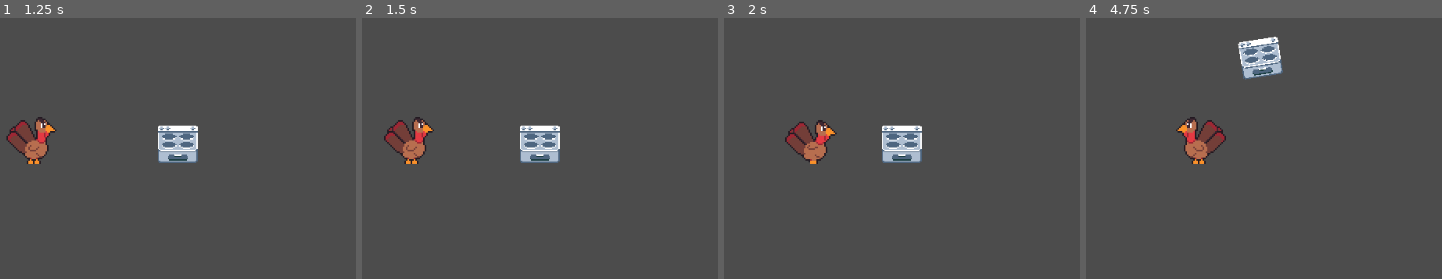
Above: before the commit, frames 1-4 (left to right).
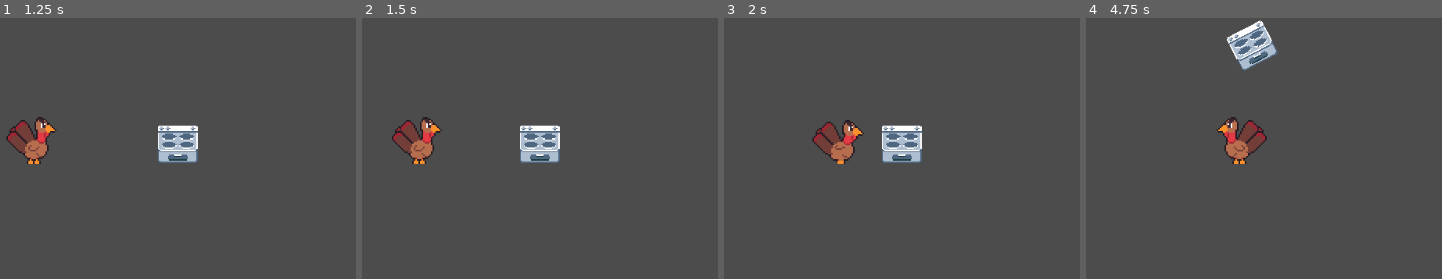
Above: after the commit, the same moments.

Repository: alexfaus08/Animals-Revenge
Game: Godot game, scene res://TitleScreen.tscn
Same seed, same stepped clock (60 frames per second), same inputs: the game is played once before the commit and once after it.
Inputs:
- Up to frame 1 (1.25 s): click "Start" at 0.5 s
- Up to frame 2 (1.5 s): tap Enter at 1.25 s; hold Right (ui_right) from 1.28 s (still down)
- Up to frame 3 (2 s): keep holding Right (ui_right)
- Up to frame 4 (4.75 s): release Right (ui_right) at 2.03 s; hold Down (ui_down) 2.03-2.78 s; hold Right (ui_right) 2.78-3.53 s; hold Up (ui_up) 3.53-4.28 s; hold Left (ui_left) from 4.28 s (still down)

Frame 1 is identical in both runs. In frame 2, 1.6% of the frame differs, in the area x 6-23%, y 37-56%; in frame 3, 2.4%; in frame 4, 5.0%, in the area x 25-56%, y 0-56%.

Commit message:
Created Tile Map

Diff:
--- /dev/null
+++ b/Kitchen_Tiles.tres
@@ -0,0 +1,69 @@
+[gd_resource type="TileSet" load_steps=2 format=2]
+
+[ext_resource path="res://Floor_Tiles.png" type="Texture" id=1]
+
+[resource]
+
+0/name = "Sprite"
+0/texture = ExtResource( 1 )
+0/tex_offset = Vector2( 0, 0 )
+0/modulate = Color( 1, 1, 1, 1 )
+0/region = Rect2( 0, 0, 16, 16 )
+0/is_autotile = false
+0/occluder_offset = Vector2( 8, 8 )
+0/navigation_offset = Vector2( 8, 8 )
+0/shapes = [  ]
+1/name = "Sprite2"
+1/texture = ExtResource( 1 )
+1/tex_offset = Vector2( 0, 0 )
+1/modulate = Color( 1, 1, 1, 1 )
+1/region = Rect2( 16, 0, 16, 16 )
+1/is_autotile = false
+1/occluder_offset = Vector2( 8, 8 )
+1/navigation_offset = Vector2( 8, 8 )
+1/shapes = [  ]
+2/name = "Sprite3"
+2/texture = ExtResource( 1 )
+2/tex_offset = Vector2( 0, 0 )
+2/modulate = Color( 1, 1, 1, 1 )
+2/region = Rect2( 32, 0, 16, 16 )
+2/is_autotile = false
+2/occluder_offset = Vector2( 8, 8 )
+2/navigation_offset = Vector2( 8, 8 )
+2/shapes = [  ]
+3/name = "Sprite4"
+3/texture = ExtResource( 1 )
+3/tex_offset = Vector2( 0, 0 )
+3/modulate = Color( 1, 1, 1, 1 )
+3/region = Rect2( 48, 0, 16, 16 )
+3/is_autotile = false
+3/occluder_offset = Vector2( 8, 8 )
+3/navigation_offset = Vector2( 8, 8 )
+3/shapes = [  ]
+4/name = "Sprite5"
+4/texture = ExtResource( 1 )
+4/tex_offset = Vector2( 0, 0 )
+4/modulate = Color( 1, 1, 1, 1 )
+4/region = Rect2( 64, 0, 16, 16 )
+4/is_autotile = false
+4/occluder_offset = Vector2( 8, 8 )
+4/navigation_offset = Vector2( 8, 8 )
+4/shapes = [  ]
+5/name = "Sprite6"
+5/texture = ExtResource( 1 )
+5/tex_offset = Vector2( 0, 0 )
+5/modulate = Color( 1, 1, 1, 1 )
+5/region = Rect2( 80, 0, 16, 16 )
+5/is_autotile = false
+5/occluder_offset = Vector2( 8, 8 )
+5/navigation_offset = Vector2( 8, 8 )
+5/shapes = [  ]
+6/name = "Sprite7"
+6/texture = ExtResource( 1 )
+6/tex_offset = Vector2( 0, 0 )
+6/modulate = Color( 1, 1, 1, 1 )
+6/region = Rect2( 96, 0, 16, 16 )
+6/is_autotile = false
+6/occluder_offset = Vector2( 8, 8 )
+6/navigation_offset = Vector2( 8, 8 )
+6/shapes = [  ]
--- /dev/null
+++ b/Tiles.tscn
@@ -0,0 +1,62 @@
+[gd_scene load_steps=2 format=2]
+
+[ext_resource path="res://Floor_Tiles.png" type="Texture" id=1]
+
+[node name="Tiles" type="Node2D" index="0"]
+
+position = Vector2( 80, 50 )
+
+[node name="Sprite" type="Sprite" parent="." index="0"]
+
+texture = ExtResource( 1 )
+region_enabled = true
+region_rect = Rect2( 0, 0, 16, 16 )
+_sections_unfolded = [ "Region" ]
+
+[node name="Sprite2" type="Sprite" parent="." index="1"]
+
+position = Vector2( 30, 0 )
+texture = ExtResource( 1 )
+region_enabled = true
+region_rect = Rect2( 16, 0, 16, 16 )
+_sections_unfolded = [ "Region" ]
+
+[node name="Sprite3" type="Sprite" parent="." index="2"]
+
+position = Vector2( 60, 0 )
+texture = ExtResource( 1 )
+region_enabled = true
+region_rect = Rect2( 32, 0, 16, 16 )
+_sections_unfolded = [ "Region" ]
+
+[node name="Sprite4" type="Sprite" parent="." index="3"]
+
+position = Vector2( 90, 0 )
+texture = ExtResource( 1 )
+region_enabled = true
+region_rect = Rect2( 48, 0, 16, 16 )
+_sections_unfolded = [ "Region" ]
+
+[node name="Sprite5" type="Sprite" parent="." index="4"]
+
+position = Vector2( 0, 30 )
+texture = ExtResource( 1 )
+region_enabled = true
+region_rect = Rect2( 64, 0, 16, 16 )
+_sections_unfolded = [ "Region" ]
+
+[node name="Sprite6" type="Sprite" parent="." index="5"]
+
+position = Vector2( 30, 30 )
+texture = ExtResource( 1 )
+region_enabled = true
+region_rect = Rect2( 80, 0, 16, 16 )
+_sections_unfolded = [ "Region" ]
+
+[node name="Sprite7" type="Sprite" parent="." index="6"]
+
+position = Vector2( 60, 30 )
+texture = ExtResource( 1 )
+region_enabled = true
+region_rect = Rect2( 96, 0, 16, 16 )
+_sections_unfolded = [ "Region" ]
--- a/World.tscn
+++ b/World.tscn
@@ -1,48 +1,49 @@
-[gd_scene load_steps=47 format=2]
+[gd_scene load_steps=48 format=2]
 
 [ext_resource path="res://Stove.gd" type="Script" id=1]
 [ext_resource path="res://stove.png" type="Texture" id=2]
 [ext_resource path="res://Player.gd" type="Script" id=3]
-[ext_resource path="res://Turkey_Character/tile001.png" type="Texture" id=4]
-[ext_resource path="res://Turkey_Character/tile002.png" type="Texture" id=5]
-[ext_resource path="res://Turkey_Character/tile003.png" type="Texture" id=6]
-[ext_resource path="res://Turkey_Character/tile004.png" type="Texture" id=7]
-[ext_resource path="res://Turkey_Character/tile005.png" type="Texture" id=8]
-[ext_resource path="res://Turkey_Character/tile006.png" type="Texture" id=9]
-[ext_resource path="res://Turkey_Character/tile007.png" type="Texture" id=10]
-[ext_resource path="res://Turkey_Character/tile008.png" type="Texture" id=11]
-[ext_resource path="res://Turkey_Character/tile009.png" type="Texture" id=12]
-[ext_resource path="res://Turkey_Character/tile010.png" type="Texture" id=13]
-[ext_resource path="res://Turkey_Character/tile011.png" type="Texture" id=14]
-[ext_resource path="res://Turkey_Character/tile012.png" type="Texture" id=15]
-[ext_resource path="res://Turkey_Character/tile046.png" type="Texture" id=16]
-[ext_resource path="res://Turkey_Character/tile047.png" type="Texture" id=17]
-[ext_resource path="res://Turkey_Character/tile048.png" type="Texture" id=18]
-[ext_resource path="res://Turkey_Character/tile049.png" type="Texture" id=19]
-[ext_resource path="res://Turkey_Character/tile031.png" type="Texture" id=20]
-[ext_resource path="res://Turkey_Character/tile032.png" type="Texture" id=21]
-[ext_resource path="res://Turkey_Character/tile033.png" type="Texture" id=22]
-[ext_resource path="res://Turkey_Character/tile034.png" type="Texture" id=23]
-[ext_resource path="res://Turkey_Character/tile035.png" type="Texture" id=24]
-[ext_resource path="res://Turkey_Character/tile036.png" type="Texture" id=25]
-[ext_resource path="res://Turkey_Character/tile037.png" type="Texture" id=26]
-[ext_resource path="res://Turkey_Character/tile038.png" type="Texture" id=27]
-[ext_resource path="res://Turkey_Character/tile039.png" type="Texture" id=28]
-[ext_resource path="res://Turkey_Character/tile040.png" type="Texture" id=29]
-[ext_resource path="res://Turkey_Character/tile041.png" type="Texture" id=30]
-[ext_resource path="res://Turkey_Character/tile042.png" type="Texture" id=31]
-[ext_resource path="res://Turkey_Character/tile016.png" type="Texture" id=32]
-[ext_resource path="res://Turkey_Character/tile017.png" type="Texture" id=33]
-[ext_resource path="res://Turkey_Character/tile018.png" type="Texture" id=34]
-[ext_resource path="res://Turkey_Character/tile019.png" type="Texture" id=35]
-[ext_resource path="res://Turkey_Character/tile021.png" type="Texture" id=36]
-[ext_resource path="res://Turkey_Character/tile022.png" type="Texture" id=37]
-[ext_resource path="res://Turkey_Character/tile023.png" type="Texture" id=38]
-[ext_resource path="res://Turkey_Character/tile024.png" type="Texture" id=39]
-[ext_resource path="res://Turkey_Character/tile026.png" type="Texture" id=40]
-[ext_resource path="res://Turkey_Character/tile027.png" type="Texture" id=41]
-[ext_resource path="res://Turkey_Character/tile028.png" type="Texture" id=42]
-[ext_resource path="res://Turkey_Character/tile029.png" type="Texture" id=43]
+[ext_resource path="res://Turkey_Character/tile046.png" type="Texture" id=4]
+[ext_resource path="res://Turkey_Character/tile047.png" type="Texture" id=5]
+[ext_resource path="res://Turkey_Character/tile048.png" type="Texture" id=6]
+[ext_resource path="res://Turkey_Character/tile049.png" type="Texture" id=7]
+[ext_resource path="res://Turkey_Character/tile031.png" type="Texture" id=8]
+[ext_resource path="res://Turkey_Character/tile032.png" type="Texture" id=9]
+[ext_resource path="res://Turkey_Character/tile033.png" type="Texture" id=10]
+[ext_resource path="res://Turkey_Character/tile034.png" type="Texture" id=11]
+[ext_resource path="res://Turkey_Character/tile035.png" type="Texture" id=12]
+[ext_resource path="res://Turkey_Character/tile036.png" type="Texture" id=13]
+[ext_resource path="res://Turkey_Character/tile037.png" type="Texture" id=14]
+[ext_resource path="res://Turkey_Character/tile038.png" type="Texture" id=15]
+[ext_resource path="res://Turkey_Character/tile039.png" type="Texture" id=16]
+[ext_resource path="res://Turkey_Character/tile040.png" type="Texture" id=17]
+[ext_resource path="res://Turkey_Character/tile041.png" type="Texture" id=18]
+[ext_resource path="res://Turkey_Character/tile042.png" type="Texture" id=19]
+[ext_resource path="res://Turkey_Character/tile016.png" type="Texture" id=20]
+[ext_resource path="res://Turkey_Character/tile017.png" type="Texture" id=21]
+[ext_resource path="res://Turkey_Character/tile018.png" type="Texture" id=22]
+[ext_resource path="res://Turkey_Character/tile019.png" type="Texture" id=23]
+[ext_resource path="res://Turkey_Character/tile021.png" type="Texture" id=24]
+[ext_resource path="res://Turkey_Character/tile022.png" type="Texture" id=25]
+[ext_resource path="res://Turkey_Character/tile023.png" type="Texture" id=26]
+[ext_resource path="res://Turkey_Character/tile024.png" type="Texture" id=27]
+[ext_resource path="res://Turkey_Character/tile026.png" type="Texture" id=28]
+[ext_resource path="res://Turkey_Character/tile027.png" type="Texture" id=29]
+[ext_resource path="res://Turkey_Character/tile028.png" type="Texture" id=30]
+[ext_resource path="res://Turkey_Character/tile029.png" type="Texture" id=31]
+[ext_resource path="res://Turkey_Character/tile001.png" type="Texture" id=32]
+[ext_resource path="res://Turkey_Character/tile002.png" type="Texture" id=33]
+[ext_resource path="res://Turkey_Character/tile003.png" type="Texture" id=34]
+[ext_resource path="res://Turkey_Character/tile004.png" type="Texture" id=35]
+[ext_resource path="res://Turkey_Character/tile005.png" type="Texture" id=36]
+[ext_resource path="res://Turkey_Character/tile006.png" type="Texture" id=37]
+[ext_resource path="res://Turkey_Character/tile007.png" type="Texture" id=38]
+[ext_resource path="res://Turkey_Character/tile008.png" type="Texture" id=39]
+[ext_resource path="res://Turkey_Character/tile009.png" type="Texture" id=40]
+[ext_resource path="res://Turkey_Character/tile010.png" type="Texture" id=41]
+[ext_resource path="res://Turkey_Character/tile011.png" type="Texture" id=42]
+[ext_resource path="res://Turkey_Character/tile012.png" type="Texture" id=43]
+[ext_resource path="res://Kitchen_Tiles.tres" type="TileSet" id=44]
 
 [sub_resource type="RectangleShape2D" id=1]
 
@@ -57,34 +58,34 @@
 [sub_resource type="SpriteFrames" id=3]
 
 animations = [ {
-"frames": [ ExtResource( 4 ), ExtResource( 5 ), ExtResource( 6 ), ExtResource( 7 ), ExtResource( 8 ), ExtResource( 9 ), ExtResource( 10 ), ExtResource( 11 ), ExtResource( 12 ), ExtResource( 13 ), ExtResource( 14 ), ExtResource( 15 ) ],
-"loop": true,
-"name": "Idle Down",
-"speed": 5.0
-}, {
-"frames": [ ExtResource( 16 ), ExtResource( 17 ), ExtResource( 18 ), ExtResource( 19 ) ],
+"frames": [ ExtResource( 4 ), ExtResource( 5 ), ExtResource( 6 ), ExtResource( 7 ) ],
 "loop": true,
 "name": "Walk Right",
 "speed": 5.0
 }, {
-"frames": [ ExtResource( 20 ), ExtResource( 21 ), ExtResource( 22 ), ExtResource( 23 ), ExtResource( 24 ), ExtResource( 25 ), ExtResource( 26 ), ExtResource( 27 ), ExtResource( 28 ), ExtResource( 29 ), ExtResource( 30 ), ExtResource( 31 ) ],
+"frames": [ ExtResource( 8 ), ExtResource( 9 ), ExtResource( 10 ), ExtResource( 11 ), ExtResource( 12 ), ExtResource( 13 ), ExtResource( 14 ), ExtResource( 15 ), ExtResource( 16 ), ExtResource( 17 ), ExtResource( 18 ), ExtResource( 19 ) ],
 "loop": true,
 "name": "Idle Right",
 "speed": 5.0
 }, {
-"frames": [ ExtResource( 32 ), ExtResource( 33 ), ExtResource( 34 ), ExtResource( 35 ) ],
+"frames": [ ExtResource( 20 ), ExtResource( 21 ), ExtResource( 22 ), ExtResource( 23 ) ],
 "loop": true,
 "name": "Walk Down",
 "speed": 5.0
 }, {
-"frames": [ ExtResource( 36 ), ExtResource( 37 ), ExtResource( 38 ), ExtResource( 39 ) ],
+"frames": [ ExtResource( 24 ), ExtResource( 25 ), ExtResource( 26 ), ExtResource( 27 ) ],
 "loop": true,
 "name": "Idle Up",
 "speed": 5.0
 }, {
-"frames": [ ExtResource( 40 ), ExtResource( 41 ), ExtResource( 42 ), ExtResource( 43 ) ],
+"frames": [ ExtResource( 28 ), ExtResource( 29 ), ExtResource( 30 ), ExtResource( 31 ) ],
 "loop": true,
 "name": "Walk Up",
+"speed": 5.0
+}, {
+"frames": [ ExtResource( 32 ), ExtResource( 33 ), ExtResource( 34 ), ExtResource( 35 ), ExtResource( 36 ), ExtResource( 37 ), ExtResource( 38 ), ExtResource( 39 ), ExtResource( 40 ), ExtResource( 41 ), ExtResource( 42 ), ExtResource( 43 ) ],
+"loop": true,
+"name": "Idle Down",
 "speed": 5.0
 } ]
 _sections_unfolded = [ "Resource" ]
@@ -148,7 +149,7 @@
 __meta__ = {
 "_edit_group_": true
 }
-motion_speed = 100
+motion_speed = 150
 
 [node name="CollisionShape2D" type="CollisionShape2D" parent="Player" index="0"]
 
@@ -161,3 +162,25 @@
 
 frames = SubResource( 3 )
 animation = "Walk Down"
+
+[node name="TileMap" type="TileMap" parent="." index="2"]
+
+scale = Vector2( 2, 2 )
+mode = 0
+tile_set = ExtResource( 44 )
+cell_size = Vector2( 64, 64 )
+cell_quadrant_size = 16
+cell_custom_transform = Transform2D( 1, 0, 0, 1, 0, 0 )
+cell_half_offset = 2
+cell_tile_origin = 0
+cell_y_sort = false
+cell_clip_uv = false
+collision_use_kinematic = false
+collision_friction = 1.0
+collision_bounce = 0.0
+collision_layer = 1
+collision_mask = 1
+occluder_light_mask = 1
+format = 1
+tile_data = PoolIntArray(  )
+_sections_unfolded = [ "Collision", "Material", "Transform" ]
Binary file added: Floor_Tiles.png
Not shown, added: Floor_Tiles.png.import
Not shown, added: Tiles/tile000.png.import
Not shown, added: Tiles/tile001.png.import
Not shown, added: Tiles/tile002.png.import
Not shown, added: Tiles/tile003.png.import
Not shown, added: Tiles/tile004.png.import
Not shown, added: Tiles/tile005.png.import
Not shown, added: Tiles/tile006.png.import
Not shown, added: Tiles/tile007.png.import
